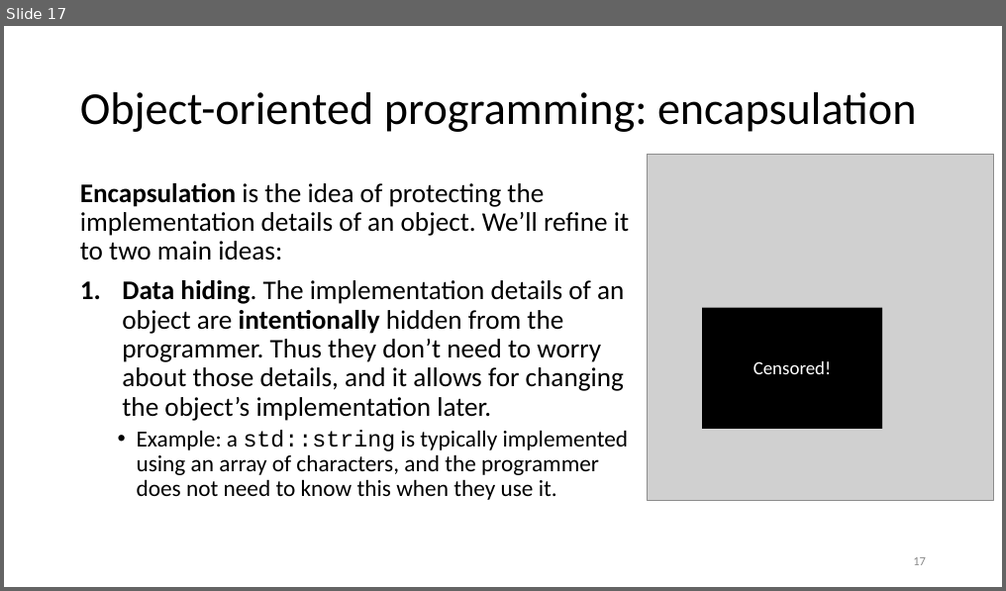
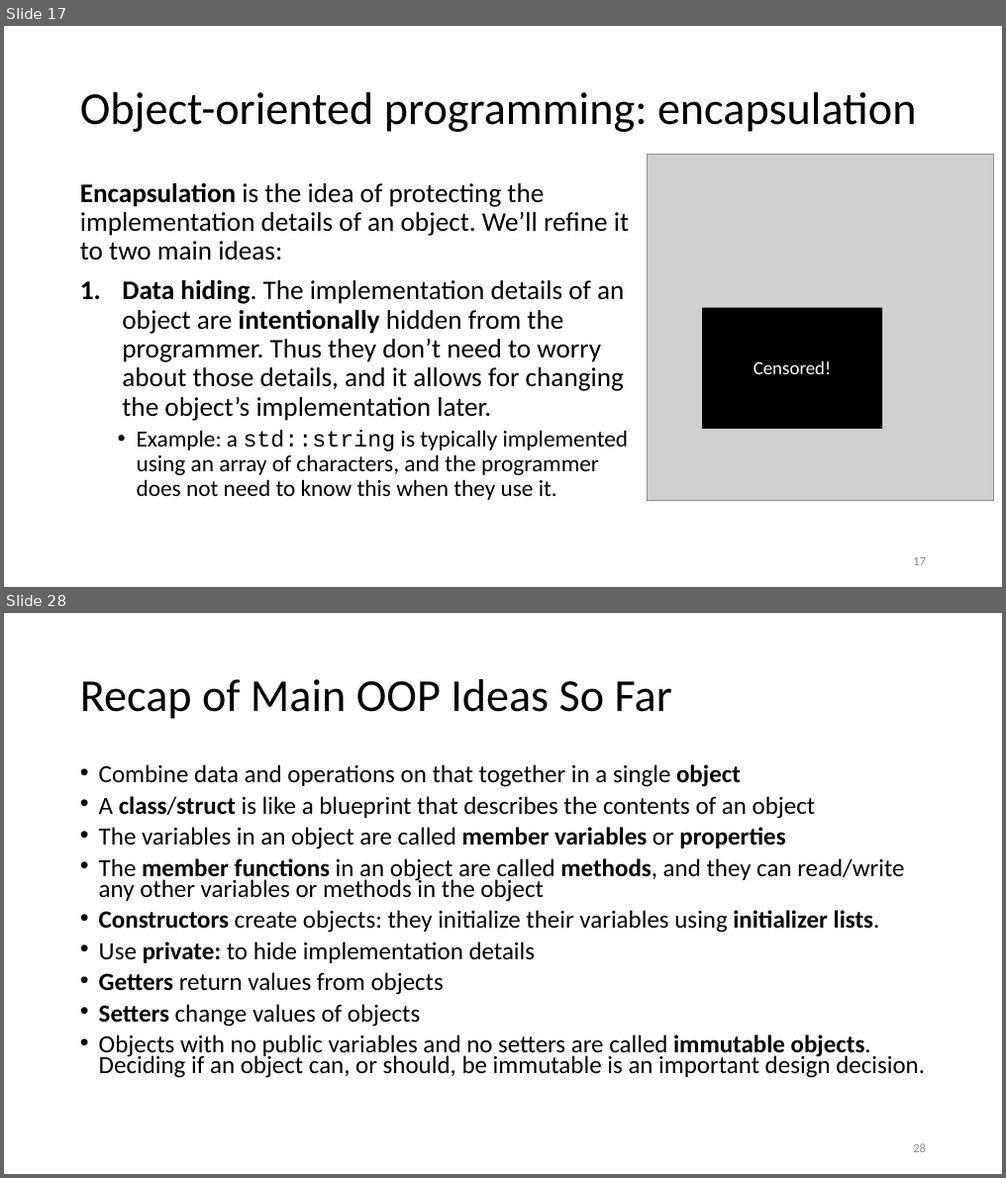
Before and after one commit to tjd1234/cmpt135spring2024, a slide deck: sample_code/week5/week5_cmpt135.pptx. Shown one above the other, each under a label of ours: slide 17 before the commit, slides 17 and 28 after it; the slides between them are not shown. The pictures are 1006x591 and 1006x1178 pixels, drawn with LibreOffice and Linux fonts; fonts in the diff are those of the drawing; grey boxes stand for pictures. Boxes give left, top, right and bottom in pixels: in the first picture for what was removed or moved away, otherwise in the second. Text is boxed around its words. In the diff, an @@ line names an element or a change of style, - is before the commit and + after.

```diff
--- a/sample_code/week5/week5_cmpt135.pptx
+++ b/sample_code/week5/week5_cmpt135.pptx
@@ slide 28 added at (x1=4, y1=613, x2=1002, y2=1174), background #FFFFFF @@
@@ title added at (x1=80, y1=679, x2=672, y2=719), 44 pt, text #000000 @@
+Recap of Main OOP Ideas So Far
@@ text added at (x1=99, y1=764, x2=925, y2=1078), 23.8 pt, text #000000 @@
+• Combine data and operations on that together in a single object
+• A class/struct is like a blueprint that describes the contents of an object
+• The variables in an object are called member variables or properties
+• The member functions in an object are called methods, and they can read/write any other variables or methods in the object
+• Constructors create objects: they initialize their variables using initializer lists.
+• Use private: to hide implementation details
+• Getters return values from objects
+• Setters change values of objects
+• Objects with no public variables and no setters are called immutable objects. Deciding if an object can, or should, be immutable is an important design decision.
@@ page number added at (x1=913, y1=1144, x2=926, y2=1153), 12 pt, text #8C8C8C @@
+28
```
Also in this commit, not shown: 1 slide changed.
